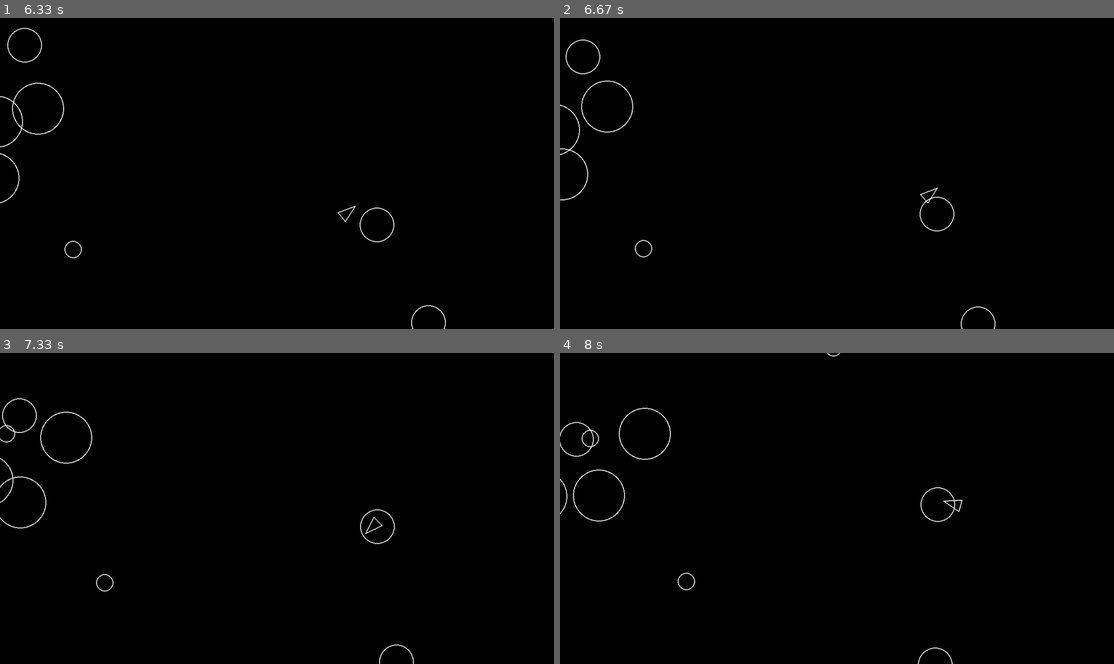
Above: before the commit, frames 1-4 (two rows, left to right).
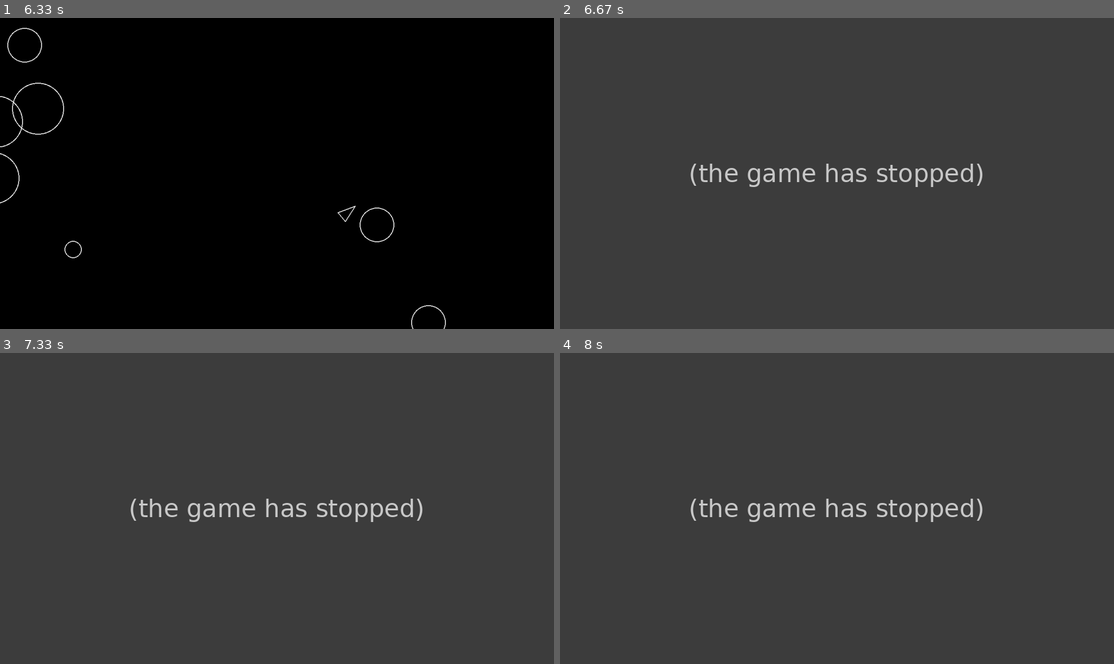
Above: after the commit, the same moments.

Repository: sirtaylor88/asteroids-game-using-pygame
Game: pygame game, started from main.py
Same seed, same stepped clock (60 frames per second), same inputs: the game is played once before the commit and once after it.
Inputs:
- Up to frame 1 (6.33 s): hold A 0.33-0.87 s; hold S 0.9-1.2 s; hold A 1.23-1.63 s; hold W 1.67-2.03 s; hold D 2.07-2.7 s; hold S 2.73-3.1 s; hold A 3.13-3.6 s; hold D 3.63-4.1 s; hold W 4.13-4.43 s; hold D 4.47-4.93 s; hold A 4.97-5.5 s; hold S 5.53-5.83 s; hold A 5.87-6.27 s; hold W from 6.3 s (still down)
- Up to frame 2 (6.67 s): keep holding W
- Up to frame 3 (7.33 s): release W at 6.67 s; hold D from 6.7 s (still down)
- Up to frame 4 (8 s): release D at 7.33 s; hold S 7.37-7.73 s; hold A from 7.77 s (still down)

Frame 1 is identical in both runs. In frame 2, 100% of the frame differs, in the area x 0-100%, y 0-100%; in frame 3, 100%; in frame 4, 100%.
After the commit the program exited at 6.43 s; later frames show no game.

Commit message:
✨ Add object collisions.

Diff:
--- a/circleshape.py
+++ b/circleshape.py
@@ -19,6 +19,10 @@
         self.velocity = pygame.Vector2(0, 0)
         self.radius = radius
 
+    def check_collision(self, other: "CircleShape") -> bool:
+        """Check if this hitbox will collide with other one."""
+        return self.position.distance_to(other.position) < self.radius + other.radius
+
     @abstractmethod
     def draw(self, screen: pygame.Surface):
         """Sub-classes must override."""
--- a/main.py
+++ b/main.py
@@ -24,7 +24,7 @@
     AsteroidField.containers = (updatable,)
 
     #  Create objects
-    Player(SCREEN_WIDTH / 2, SCREEN_HEIGHT / 2)
+    player = Player(SCREEN_WIDTH / 2, SCREEN_HEIGHT / 2)
     AsteroidField()
 
     clock = pygame.time.Clock()
@@ -46,6 +46,12 @@
         for item in updatable:
             item.update(dt)
 
+        # Check collision
+        for item in asteroids:
+            if item.check_collision(player):
+                print("Game over!")
+                return
+
         # Rendering
         pygame.display.flip()
 
